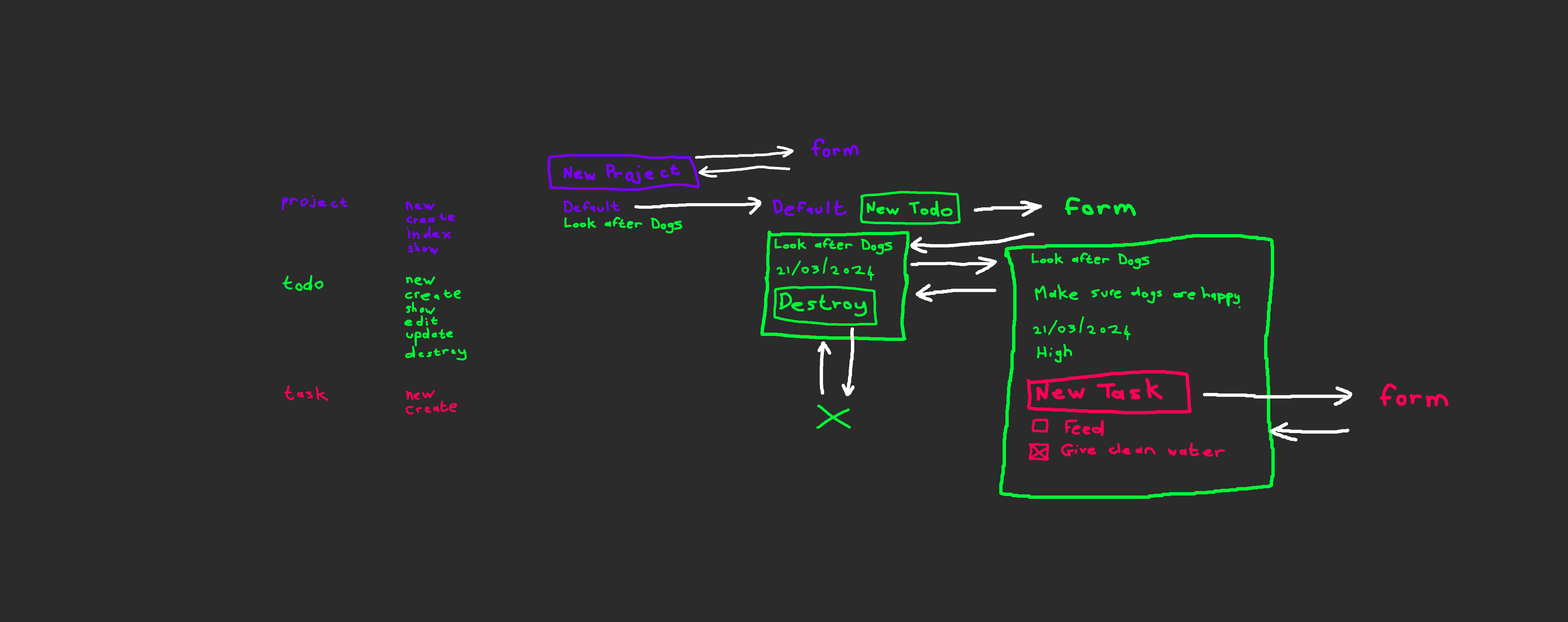
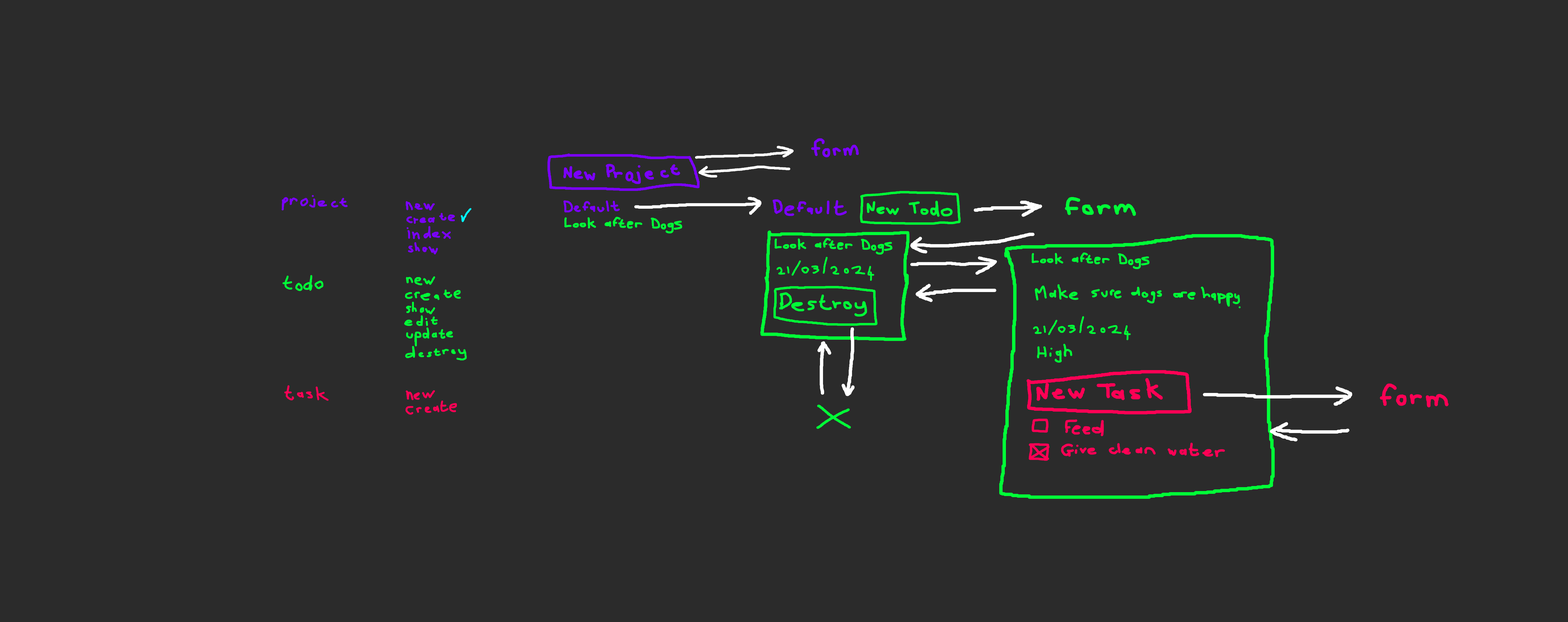
Layer changes from the first 1568 × 622 image to the second:
painted on "Paint Layer 2" over [460, 207, 472, 223]
painted on "Paint Layer 1" over [460, 207, 472, 223]
